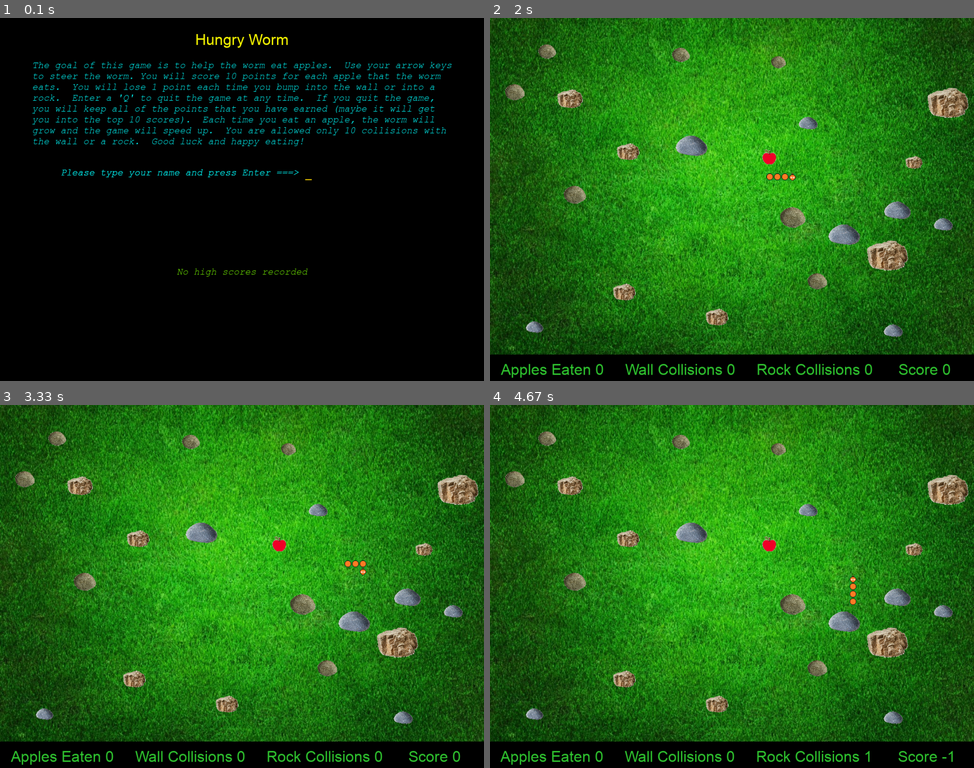
Above: before the commit, frames 1-4 (two rows, left to right).
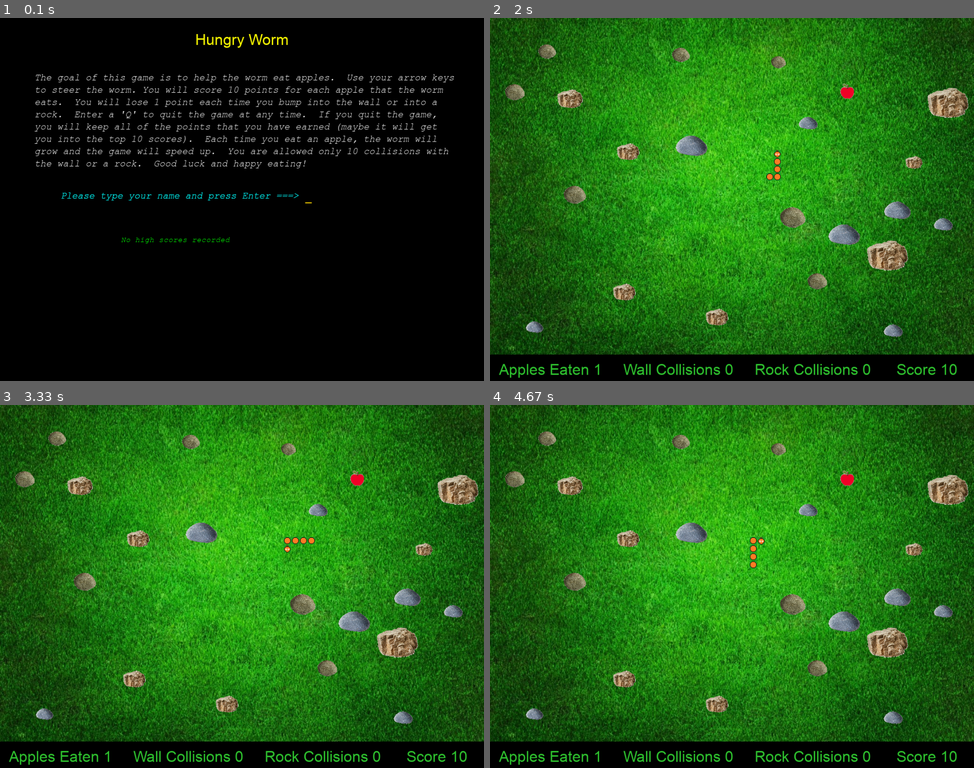
Above: after the commit, the same moments.

Repository: GitJoeBentley/python
Game: pygame game, started from pygame/worm/main.py
The game is run twice, just before and just after one commit, with the same random seed, the same clock (stepped at 60 frames per second) and the same inputs.
Inputs:
- Up to frame 1 (0.1 s): no input
- Up to frame 2 (2 s): tap Enter at 0.33 s; hold Right 0.67-1.13 s; hold W from 1.68 s (still down)
- Up to frame 3 (3.33 s): release W at 2.07 s; hold Right 2.1-2.57 s; hold A 2.6-3.13 s; hold Down from 3.17 s (still down)
- Up to frame 4 (4.67 s): release Down at 3.55 s; hold A 3.58-3.98 s; hold Up 4.02-4.4 s; hold D from 4.43 s (still down)

The runs differ from the first frame. In frame 1, 7.3% of the frame differs, in the area x 6-94%, y 12-72%; in frame 2, 1.8%; in frame 3, 1.9%; in frame 4, 1.8%.

Commit message:
Add files via upload

Diff:
--- a/pygame/worm/apple.py
+++ b/pygame/worm/apple.py
@@ -1,5 +1,6 @@
 import pygame
 from settings import *
+from misc_func import *
 from random import randint
 
 class Apple(pygame.sprite.Sprite):
--- a/pygame/worm/highscores.py
+++ b/pygame/worm/highscores.py
@@ -47,26 +47,9 @@
         if len(self.scores) == 0:
             s = "No high scores recorded"
         else:
-            s = "  ******************* High Scores *******************\n\n     Name           Score      Apples       Date\n"
+            s = "  ****************** High Scores *****************\n     Name           Score      Apples       Date\n"
             for rec in self.scores:
                 s = s + str(counter).rjust(3) + "  " + rec[0].ljust(16) + str(rec[1]).rjust(3) + \
                     str(rec[2]).rjust(13) + rec[3].strftime("%m/%d/%y").rjust(13) + '\n'
                 counter += 1
         return s
-
-
-"""
-if __name__ == '__main__':
-    h = HighScores()
-    #h.read_from_file()
-    #h.print()
-    h.scores.append(("Pete",randint(10,15),randint(1,10),date.fromisoformat('2019-01-15')))
-    h.scores.append(("Harry",randint(90,95),randint(1,10),date.fromisoformat('2025-05-15')))
-    h.scores.append(("Joe",randint(80,95),randint(1,10),date.fromisoformat('2025-05-15')))
-    h.print()
-    print("")
-    # sort
-    h.sort()
-    h.print()
-    h.write_to_file()
-    """
--- a/pygame/worm/main.py
+++ b/pygame/worm/main.py
@@ -1,25 +1,14 @@
 import pygame, time
 from random import randint
 from settings import *
+from misc_func import *
 from rock import Rock
 from apple import Apple
 from worm import Worm
 from highscores import HighScores
 from datetime import date
 
-
-def display_status(font, applesEaten: int, wallCollisions: int, rockCollisions: int, score: int):
-    status_str = "Apples Eaten " + str(applesEaten).ljust(6) + "Wall Collisions " + str(wallCollisions).ljust(6) + \
-        "Rock Collisions " + str(rockCollisions).ljust(7) + "Score " + str(score).ljust(4)
-    text = font.render(status_str, True,(50, 200, 50))
-    # create a rectangular object for the text surface object
-    textRect = text.get_rect()
-    # set the center of the rectangular object.
-    textRect.center = (WindowWidth // 2, int(.97 * WindowHeight))
-    window.blit(text, textRect)
-
-
-if __name__ == '__main__':
+def main():
     clock = pygame.time.Clock()
     FPS = 30     # frames per second
     frame_sleep_time = 0.15
@@ -35,8 +24,9 @@
     window = pygame.display.set_mode((WindowWidth, WindowHeight))
     pygame.display.set_caption("Joe's Hungry Worm")
     background = pygame.image.load("resources/grass.png").convert_alpha()
+    background_rect = background.get_rect()
     statusBar = pygame.Surface((WindowWidth, 56))
-    statusBarRect = statusBar.get_frect()
+    statusBarRect = statusBar.get_rect()
     statusBarRect.bottomleft = (0, WindowHeight)
     statusBar.fill("black")
 
@@ -61,6 +51,8 @@
     apple_image.set_colorkey((34,177,76))
 
     highscores = HighScores()
+
+    isCollision: Bool = False
 
     name = start(window, highscores, arial)
     while playAgain:
@@ -90,20 +82,23 @@
                     if event.key == pygame.K_ESCAPE:
                         pause = not pause
 
-                    if not pause and event.key == pygame.K_UP:
+                    if not pause and (event.key == pygame.K_UP or event.key == pygame.K_w):
                         worm.direction = "Up"
-                    if not pause and event.key == pygame.K_DOWN:
+                    if not pause and (event.key == pygame.K_DOWN or event.key == pygame.K_s):
                         worm.direction = "Down"
-                    if not pause and event.key == pygame.K_LEFT:
+                    if not pause and (event.key == pygame.K_LEFT or event.key == pygame.K_a):
                         worm.direction = "Left"
-                    if not pause and event.key == pygame.K_RIGHT:
+                    if not pause and (event.key == pygame.K_RIGHT or event.key == pygame.K_d):
                         worm.direction = "Right"
             if not pause:
-                match worm.move(rock_group, apple):
+                intersects_with = worm.move(rock_group, apple)
+                match intersects_with:
                     case "apple":
                         bite_sound.play()
                         apple = Apple(apple_image, sprite_group)
                         worm.add_segment(sprite_group)
+                        # speed up the worm
+                        worm.speed += 1
                         applesEaten += 1
                         if applesEaten % 3 == 0:
                             Rock(rock_images[i % 3], sprite_group, rock_group)
@@ -111,28 +106,36 @@
                     case "rock":
                         ouch_sound.play()
                         rockCollisions += 1
+                        intersects_with = ""
+                        isCollision = True
                     case "edge":
                         doh_sound.play()
                         wallCollisions += 1
+                        isCollision = True
+                        intersects_with = ""
+                    case "":
+                        pass
                     case _:
                         pass
 
                 score = 10 * applesEaten - wallCollisions - rockCollisions
 
             # draw the game
-            window.blit(background)
+            window.blit(background, background_rect)
             window.blit(statusBar, statusBarRect)
             sprite_group.clear(window, background)
             sprite_group.update(window)
             sprite_group.draw(window)
             worm_group.update(window)
             worm_group.draw(window)
-            display_status(arial , applesEaten, wallCollisions, rockCollisions, score)
+            display_status(window, arial , applesEaten, wallCollisions, rockCollisions, score)
 
             pygame.display.update()
             time.sleep(frame_sleep_time)
-            if wallCollisions + rockCollisions == 10:
-                running = False
+            if isCollision:
+                isCollision = False
+                if wallCollisions + rockCollisions == 10:
+                    running = False
         endofgame_sound.play()
         game_over(window, score)
         if score > 0:
@@ -145,3 +148,7 @@
             sprite_group.empty()
             running = True
     pygame.quit()
+
+
+if __name__ == '__main__':
+    main()
--- /dev/null
+++ b/pygame/worm/misc_func.py
@@ -0,0 +1,147 @@
+import pygame, time
+from settings import *
+
+def display_status(window, font, applesEaten: int, wallCollisions: int, rockCollisions: int, score: int):
+    status_str = "Apples Eaten " + str(applesEaten).ljust(6) + "Wall Collisions " + str(wallCollisions).ljust(6) + \
+        "Rock Collisions " + str(rockCollisions).ljust(7) + "Score " + str(score).ljust(4)
+    text = font.render(status_str, True,(50, 200, 50))
+    # create a rectangular object for the text surface object
+    textRect = text.get_rect()
+    # set the center of the rectangular object.
+    textRect.center = (WindowWidth // 2, int(.97 * WindowHeight))
+    window.blit(text, textRect)
+
+# returns random (x, y) location that if available to position a sprite
+def find_good_sprite_location(sprite_group: pygame.sprite.Group) -> (int, int):
+    found: bool = False
+    while not found:
+        loc = (randint(50, WindowWidth - 40), randint(50, BackgroundHeight - 30))
+        if distance_between_points(loc[0], loc[1], WindowWidth // 2, WindowHeight // 2) < 100:
+            continue
+
+        found = True
+        for sprite in sprite_group:
+            sprite_loc = sprite.rect.center
+            if distance_between_points(loc[0], loc[1], sprite_loc[0], sprite_loc[1]) < 100:
+                found = False
+                break
+        if found:
+            return loc
+
+def distance_between_points(x1, y1, x2, y2) -> float:
+    return math.sqrt((x1-x2)**2 + (y1-y2)**2)
+
+def start(window, highscores, arial) -> str:
+    font = pygame.font.Font('resources/CourierNew.ttf', 20)
+    hsfont = pygame.font.Font('resources/CourierNew.ttf', 16)
+    namefont = pygame.font.Font('resources/arial.ttf', 24)
+
+    with open('resources/intro.txt', 'r') as f:
+        lines = f.read().split('\n')
+    hs_lines = str(highscores).split('\n')
+
+    title_text = arial.render("Hungry Worm", True,"yellow")
+    title_rect = title_text.get_rect()
+    title_rect.center = (WindowWidth // 2, int(.06 * WindowHeight))
+
+    prompt = "Please type your name and press Enter ===>"
+    prompt_text = font.render(prompt, True,"cyan")
+    prompt_rect = prompt_text.get_rect()
+    prompt_rect.midleft = (WindowWidth // 8, int(.49 * WindowHeight))
+
+    input_rect = pygame.Rect(int(.625 * WindowWidth), int(.47 * WindowHeight), 140, 32)
+
+    running = True
+    name = '_'
+
+    while running:
+        for event in pygame.event.get():
+            if event.type == pygame.QUIT:
+                return ""
+            if event.type == pygame.KEYDOWN:
+
+                # Check for backspace
+                if event.key == pygame.K_BACKSPACE:
+                    name = name[:-2] + '_'
+
+                elif event.key == pygame.K_RETURN:
+                    running = False
+                    break
+
+                # Unicode standard is used for string
+                else:
+                    name = name[:-1].title()
+                    name += event.unicode + '_'
+
+        window.fill("black")
+        text_surface = namefont.render(name, True, "gold")
+        window.blit(prompt_text, prompt_rect)
+        window.blit(text_surface, (input_rect.x+5, input_rect.y+5))
+
+        # set width of textfield so that text cannot get outside of user's text input
+        input_rect.w = max(100, text_surface.get_width()+10)
+
+        window.blit(title_text, title_rect)
+        # print directions
+        y = int(.15 * WindowHeight)
+        for line in lines:
+            # Render the individual single line
+            line_surface = font.render(line, True, "white")
+            # Blit line to the target surface
+            window.blit(line_surface, (WindowWidth // 14, y))
+            # Move the y-coordinate down by the height of the line
+            y += line_surface.get_height() + 3  # 3 pixels of padding
+
+        # print high scores
+        y = int(.60 * WindowHeight)
+        for line in hs_lines:
+            # Render the individual single line
+            line_surface = hsfont.render(line, True, "green")
+            # Blit line to the target surface
+            window.blit(line_surface, (WindowWidth // 4, y))
+            # Move the y-coordinate down by the height of the line
+            y += line_surface.get_height() + 3  # 3 pixels of padding
+
+        window.blit(prompt_text, prompt_rect)
+        pygame.display.flip()
+
+    return name[:-1]
+
+def game_over(window, score: int) -> None:
+    font = pygame.font.Font('resources/arial.ttf', 48)
+    font2 = pygame.font.Font('resources/arial.ttf', 36)
+    text = font.render('Game Over', True,(190, 20, 50))
+    text2 = font2.render('Score = ' + str(score), True,"blue")
+    textRect = text.get_rect()
+    textRect.center = (WindowWidth // 2, int(.45 * WindowHeight))
+
+    textRect2 = text2.get_rect()
+    textRect2.center = (WindowWidth // 2, int(.55 * WindowHeight))
+
+    pygame.draw.rect(window, "green", pygame.Rect(335, 280, 370, 200))
+    window.blit(text, textRect)
+    window.blit(text2, textRect2)
+    pygame.display.update()
+    time.sleep(5)
+
+def play_again(window) -> bool:
+    running: bool = True
+    font = pygame.font.Font('resources/arial.ttf', 32)
+    text = font.render('Play Again\n      (y/n)', True,("blue"))
+    textRect = text.get_rect()
+    textRect.center = (WindowWidth // 2, int(.50 * WindowHeight))
+
+    while running:
+        for event in pygame.event.get():
+            if event.type == pygame.QUIT:
+                return False
+            if event.type == pygame.KEYDOWN:
+                if event.key == pygame.K_n:
+                    running = False
+                    return False
+                elif event.key == pygame.K_y:
+                    running = False
+                    return True
+        pygame.draw.rect(window, "green", pygame.Rect(335, 280, 370, 200))
+        window.blit(text, textRect)
+        pygame.display.update()
--- a/pygame/worm/rock.py
+++ b/pygame/worm/rock.py
@@ -1,6 +1,7 @@
 import pygame
 import math
 from settings import *
+from misc_func import *
 from random import randint
 
 class Rock(pygame.sprite.Sprite):
--- a/pygame/worm/settings.py
+++ b/pygame/worm/settings.py
@@ -8,130 +8,3 @@
 
 rock_files = ["resources/rock1.png","resources/rock2.png","resources/rock3.png"]
 Direction = ("Up", "Down", "Left", "Right")
-
-# returns random (x, y) location that if available to position a sprite
-def find_good_sprite_location(sprite_group: pygame.sprite.Group) -> (int, int):
-    found: bool = False
-    while not found:
-        loc = (randint(50, WindowWidth - 40), randint(50, BackgroundHeight - 30))
-        if distance_between_points(loc[0], loc[1], WindowWidth // 2, WindowHeight // 2) < 100:
-            continue
-
-        found = True
-        for sprite in sprite_group:
-            sprite_loc = sprite.rect.center
-            if distance_between_points(loc[0], loc[1], sprite_loc[0], sprite_loc[1]) < 100:
-                found = False
-                break
-        if found:
-            return loc
-
-
-def distance_between_points(x1, y1, x2, y2) -> float:
-    return math.sqrt((x1-x2)**2 + (y1-y2)**2)
-
-
-def start(window, highscores, arial) -> str:
-    font = pygame.font.Font('resources/CourierNew.ttf', 20)
-    namefont = pygame.font.Font('resources/arial.ttf', 24)
-    with open('resources/intro.txt', 'r') as f:
-        direct_str = f.read()
-
-    title_text = arial.render("Hungry Worm", True,"yellow")
-    direct_text = font.render(direct_str, True,"cyan")
-    hs_text = font.render(str(highscores), True,"chartreuse2")
-
-    title_rect = title_text.get_rect()
-    direct_text_rect = direct_text.get_rect()
-    hs_rect = hs_text.get_rect()
-
-    title_rect.center = (WindowWidth // 2, int(.06 * WindowHeight))
-    direct_text_rect.center = (WindowWidth // 2, int(.25 * WindowHeight))
-    hs_rect.center = (WindowWidth // 2, int(.7 * WindowHeight))
-
-    prompt = "Please type your name and press Enter ===>"
-    prompt_text = font.render(prompt, True,"cyan")
-    prompt_rect = prompt_text.get_rect()
-    prompt_rect.midleft = (WindowWidth // 8, int(.427 * WindowHeight))
-
-    input_rect = pygame.Rect(int(.625 * WindowWidth), int(.405 * WindowHeight), 140, 32)
-
-    running = True
-    name = '_'
-
-    while running:
-        for event in pygame.event.get():
-            if event.type == pygame.QUIT:
-                return ""
-            if event.type == pygame.KEYDOWN:
-
-                # Check for backspace
-                if event.key == pygame.K_BACKSPACE:
-                    name = name[:-2] + '_'
-
-                elif event.key == pygame.K_RETURN:
-                    running = False
-                    break
-
-                # Unicode standard is used for string
-                else:
-                    name = name[:-1].title()
-                    name += event.unicode + '_'
-
-        window.fill("black")
-        text_surface = namefont.render(name, True, "gold")
-        window.blit(prompt_text, prompt_rect)
-        window.blit(text_surface, (input_rect.x+5, input_rect.y+5))
-
-        # set width of textfield so that text cannot get outside of user's text input
-        input_rect.w = max(100, text_surface.get_width()+10)
-
-        window.blit(title_text, title_rect)
-        window.blit(direct_text, direct_text_rect)
-        window.blit(hs_text, hs_rect)
-        window.blit(prompt_text, prompt_rect)
-        pygame.display.flip()
-
-    return name[:-1]
-
-def game_over(window, score: int) -> None:
-    font = pygame.font.Font('resources/arial.ttf', 64)
-    font2 = pygame.font.Font('resources/arial.ttf', 48)
-    text = font.render('Game Over', True,(190, 20, 50))
-    text2 = font2.render('Score = ' + str(score), True,"white")
-    textRect = text.get_rect()
-    textRect.center = (WindowWidth // 2, int(.45 * WindowHeight))
-
-    textRect2 = text2.get_rect()
-    textRect2.center = (WindowWidth // 2, int(.55 * WindowHeight))
-
-    pygame.draw.rect(window, (250, 240, 0), pygame.Rect(310, 275, 400, 200), 10)
-    window.blit(text, textRect)
-    window.blit(text2, textRect2)
-    pygame.display.update()
-    time.sleep(7)
-
-def play_again(window) -> bool:
-    running: bool = True
-    font = pygame.font.Font('resources/arial.ttf', 64)
-    font2 = pygame.font.Font('resources/arial.ttf', 48)
-    text = font.render('Play Again\n     Y / N ', True,("blue"))
-
-    textRect = text.get_rect()
-    textRect.center = (WindowWidth // 2, int(.50 * WindowHeight))
-
-
-    while running:
-        for event in pygame.event.get():
-            if event.type == pygame.QUIT:
-                return False
-            if event.type == pygame.KEYDOWN:
-                if event.key == pygame.K_n:
-                    running = False
-                    return False
-                elif event.key == pygame.K_y:
-                    running = False
-                    return True
-        pygame.draw.rect(window, "green", pygame.Rect(310, 275, 400, 200))
-        window.blit(text, textRect)
-        pygame.display.update()
--- a/pygame/worm/worm.py
+++ b/pygame/worm/worm.py
@@ -24,13 +24,8 @@
         self.segments.append(segment)
         sprite_group.add(segment)
 
-
-    def move(self, rock_group, apple) -> str:
-        # move the first segment to the current head location
-        #self.segments[0].rect.center = self.rect.center
+    def advance_position(self):
         save_head_location = self.rect.center
-        collide_with = None
-
         # move the head
         match self.direction:
             case "Up":
@@ -47,6 +42,29 @@
             self.segments[i].rect.center = self.segments[i-1].rect.center
         self.segments[0].rect.center = save_head_location
 
+    def move(self, rock_group, apple) -> str:
+        # move the first segment to the current head location
+
+        collide_with = None
+
+        self.advance_position()
+        """
+        # move the head
+        match self.direction:
+            case "Up":
+                self.rect.centery -= self.speed
+            case "Down":
+                self.rect.centery += self.speed
+            case "Left":
+                self.rect.centerx -= self.speed
+            case "Right":
+                self.rect.centerx += self.speed
+
+        # advance the remaining segments
+        for i in range(len(self.segments) - 1, 0, -1):
+            self.segments[i].rect.center = self.segments[i-1].rect.center
+        self.segments[0].rect.center = save_head_location
+        """
         if self.out_of_bounds():
             self.reverse_direction()
             collide_with = 'edge'
@@ -84,6 +102,7 @@
             case "Down": self.direction = "Up"
             case "Left": self.direction = "Right"
             case "Right": self.direction = "Left"
+        self.advance_position()
 
 class Segment(pygame.sprite.Sprite):
     def __init__(self, image, last_segment_location) -> None:
